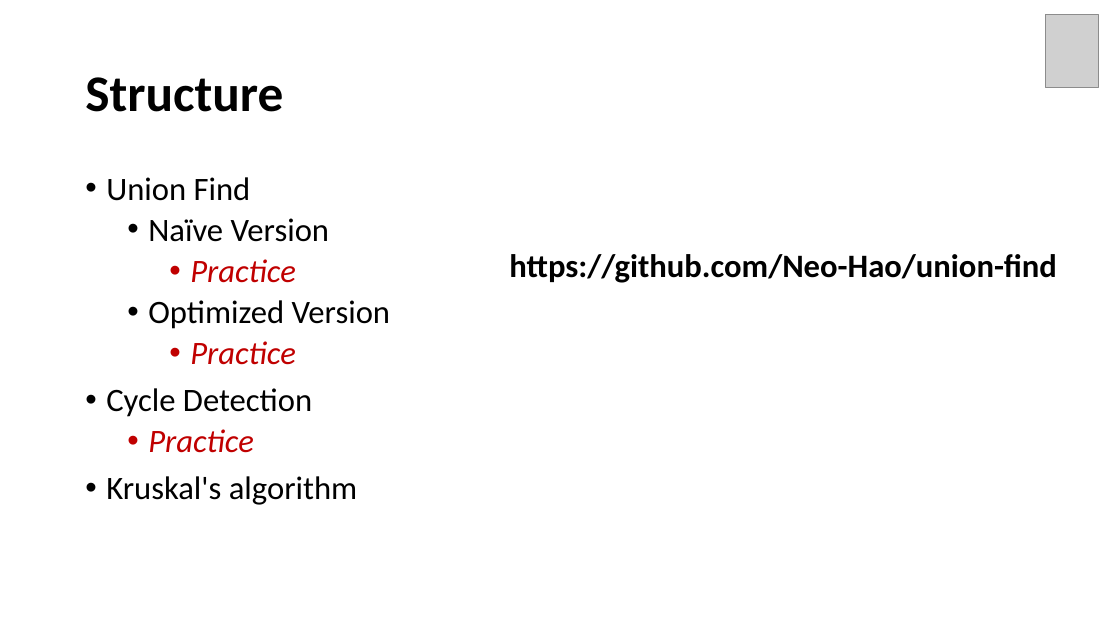
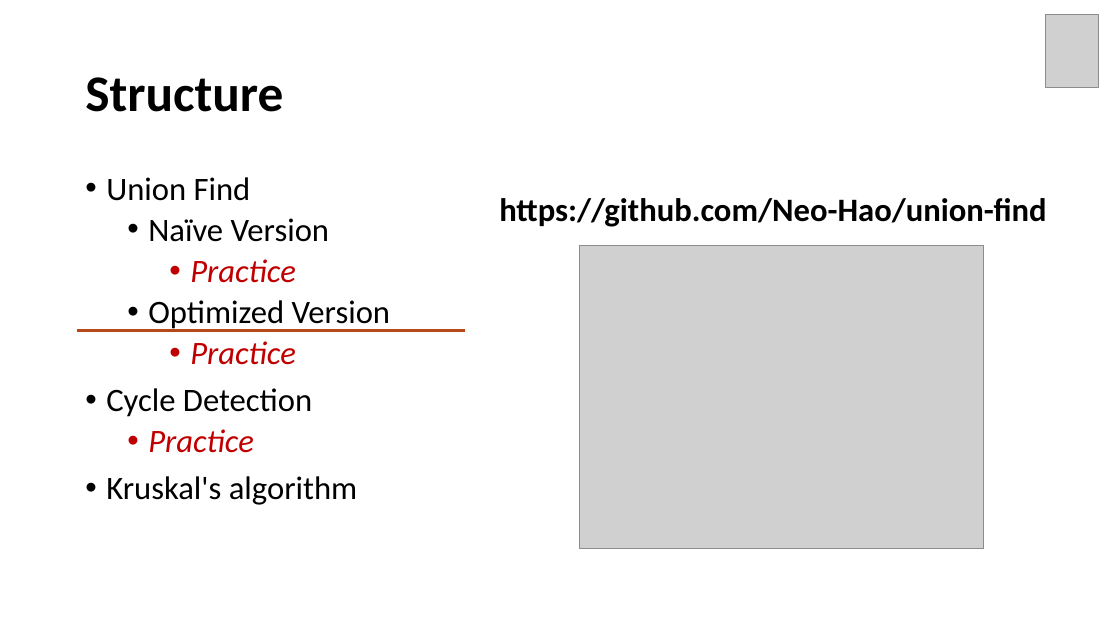
Before and after one commit to Neo-Hao/union-find, a slide deck: slide 4 of slides.pptx (slide 2 before the commit). Drawn at 1120x630 pixels with LibreOffice and Linux fonts; fonts in the diff are those of the drawing; grey boxes stand for pictures. Boxes give left, top, right and bottom in pixels: in the first picture for what was removed or moved away, otherwise in the second. Text is boxed around its words. In the diff, an @@ line names an element or a change of style, - is before the commit and + after.

Commit message:
update slides

```diff
--- a/slides.pptx
+++ b/slides.pptx
@@ text "https://github.com/Neo-Hao/union-find": place and size @@
-text "https://github.com/Neo-Hao/union-find" at bbox=[509, 254, 1056, 283]
+text "https://github.com/Neo-Hao/union-find" at bbox=[499, 198, 1046, 227]
@@ picture added at bbox=[580, 245, 983, 549] @@
@@ line added from (77, 331) to (465, 331), #B74919 3 pt @@
```
Also in this commit, not shown: 2 slides added.
